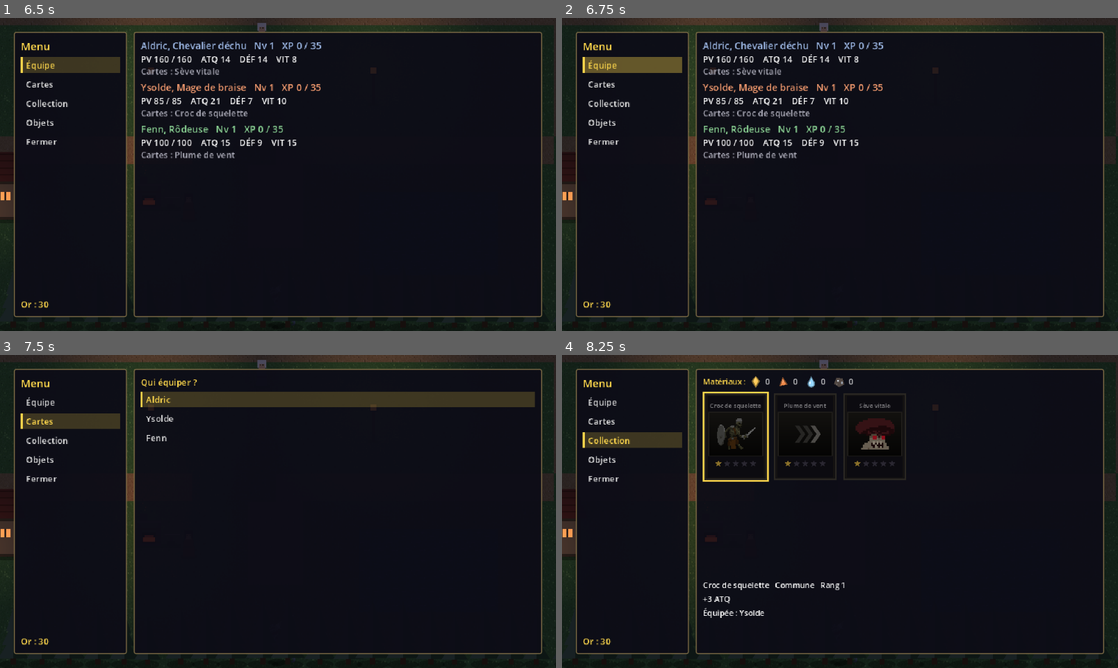
Above: before the commit, frames 1-4 (two rows, left to right).
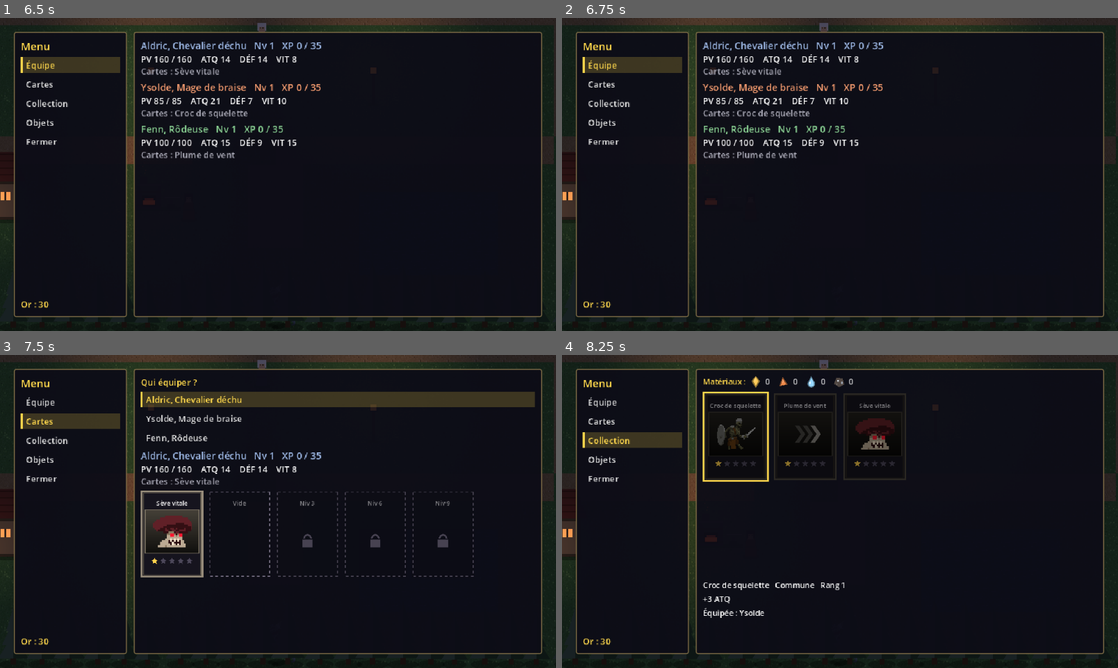
Above: after the commit, the same moments.

Repository: ZAPPAgency/fusion-project
Game: Godot game, scene res://ui/title_screen.tscn
The game is run twice, just before and just after one commit, with the same random seed, the same clock (stepped at 60 frames per second) and the same inputs.
Inputs (mouse positions are in pixels of both pictures, inside the frame that each line leads up to):
- Up to frame 1 (6.5 s): click "Nouvelle partie" at 0.5 s; tap Enter (ui_accept) at 1.25, 1.52, 1.82, 4.52, 4.82 s; move the mouse to (400, 158) at 1.27 s; hold D (move_right) 1.28-2 s; hold Space (confirm) 1.28-2 s; click (400, 158) at 1.42 s; drag from (166, 190) to (250, 237) at 2.02 s; move the mouse to (333, 105) at 2.77 s; hold D (move_right) 2.78-3.5 s; hold E (parry) 2.78-3.5 s; drag from (250, 237) to (111, 127) at 3.52 s; move the mouse to (444, 221) at 4.27 s; hold A (move_left) 4.28-5 s; tap Alt at 4.35 s; tap Escape (cancel) at 4.9 s; drag from (111, 127) to (194, 96) at 5.02 s; move the mouse to (305, 174) at 5.77 s; hold S (move_down) from 5.78 s (still down); tap Backspace at 5.85 s; click (305, 174) at 5.92 s; tap Tab (menu) at 6.4 s
- Up to frame 2 (6.75 s): release S (move_down) at 6.5 s; click "Équipe" at 6.5 s
- Up to frame 3 (7.5 s): click "Cartes" at 7.25 s
- Up to frame 4 (8.25 s): click "Collection" at 8 s

Frame 1 is identical in both runs. In frame 2, 0.8% of the frame differs, in the area x 4-22%, y 12-18%; in frame 3, 3.4%, in the area x 25-86%, y 12-72%; in frame 4, nothing differs.

Commit message:
Menu : aperçu immédiat des onglets et du deck de chaque héros
Co-Authored-By: Claude Opus 5.5 <noreply@anthropic.com>

Diff:
--- a/ui/pause_menu.gd
+++ b/ui/pause_menu.gd
@@ -2,6 +2,8 @@
 extends CanvasLayer
 ## Menu de pause (Tab / Start) : équipe, cartes équipées, collection, objets.
 ## Le jeu est en pause tant que le menu est ouvert. Échap revient en arrière, puis ferme.
+## Dans la barre de gauche, la page de droite change dès qu'un onglet est sélectionné
+## (aperçu) ; Espace entre dans la page pour y naviguer.
 
 signal closed
 
@@ -13,6 +15,9 @@
 var _gold: Label
 var _back: Callable  ## Que faire sur Échap (revenir en arrière ou fermer)
 var _details: Label  ## Détails de la carte sélectionnée
+var _pages: Array[Callable] = []  ## Construction de la page de chaque onglet : page(entrer: bool)
+var _current_tab := 0
+var _deck_preview: VBoxContainer  ## Page Cartes : deck du héros sélectionné
 
 
 func _ready() -> void:
@@ -39,10 +44,11 @@
 	left_box.add_child(UiTheme.label(tr("MENU_TITLE"), UiTheme.GOLD, 12))
 	_tabs = VBoxContainer.new()
 	left_box.add_child(_tabs)
-	_tabs.add_child(UiTheme.button(tr("MENU_TEAM"), _show_team))
-	_tabs.add_child(UiTheme.button(tr("MENU_CARDS"), _show_card_heroes))
-	_tabs.add_child(UiTheme.button(tr("MENU_COLLECTION"), _show_collection))
-	_tabs.add_child(UiTheme.button(tr("MENU_ITEMS"), _show_items))
+	_pages = [_show_team, _show_card_heroes, _show_collection, _show_items]
+	for i in _pages.size():
+		var tab := UiTheme.button(tr(["MENU_TEAM", "MENU_CARDS", "MENU_COLLECTION", "MENU_ITEMS"][i]), _enter_tab.bind(i))
+		tab.focus_entered.connect(_preview_tab.bind(i))
+		_tabs.add_child(tab)
 	_tabs.add_child(UiTheme.button(tr("MENU_CLOSE"), close))
 	var spacer := Control.new()
 	spacer.size_flags_vertical = Control.SIZE_EXPAND_FILL
@@ -58,7 +64,6 @@
 	_content.add_theme_constant_override("separation", 4)
 	right.add_child(_content)
 
-	_show_team()
 	_focus_tabs()
 
 
@@ -78,10 +83,28 @@
 			_back.call()
 
 
+## Retour dans la barre de gauche, sur l'onglet de la page affichée (la page est rafraîchie).
 func _focus_tabs() -> void:
 	_back = close
 	_refresh_gold()
-	UiTheme.focus_first(_tabs)
+	var tab: Button = _tabs.get_child(_current_tab)
+	if tab.has_focus():
+		_preview_tab(_current_tab)
+	else:
+		tab.grab_focus()  # déclenche l'aperçu de la page
+
+
+## Onglet sélectionné avec les flèches : la page s'affiche, le focus reste dans la barre.
+func _preview_tab(index: int) -> void:
+	_current_tab = index
+	_back = close
+	_pages[index].call(false)
+
+
+## Espace sur un onglet : on entre dans la page (s'il y a quelque chose à choisir).
+func _enter_tab(index: int) -> void:
+	_current_tab = index
+	_pages[index].call(true)
 
 
 func _refresh_gold() -> void:
@@ -90,11 +113,10 @@
 
 # --- Équipe ---------------------------------------------------------------------
 
-func _show_team() -> void:
+func _show_team(_enter := false) -> void:
 	UiTheme.clear(_content)
 	for progress in GameState.heroes:
 		_content.add_child(_hero_card(progress))
-	_focus_tabs()
 
 
 func _hero_card(progress: HeroProgress) -> Control:
@@ -121,13 +143,35 @@
 
 # --- Cartes ------------------------------------------------------------------------
 
-func _show_card_heroes() -> void:
+## Choix du héros à équiper ; en dessous, aperçu du deck du héros sélectionné.
+func _show_card_heroes(enter := false, hero_index := 0) -> void:
 	UiTheme.clear(_content)
 	_content.add_child(UiTheme.label(tr("MENU_CHOOSE_HERO"), UiTheme.GOLD))
+	var buttons: Array[Button] = []
 	for progress in GameState.heroes:
-		_content.add_child(UiTheme.button(tr(progress.data.display_name), _show_card_slots.bind(progress)))
-	_back = _focus_tabs
-	UiTheme.focus_first(_content)
+		var button := UiTheme.button(progress.full_title(), _show_card_slots.bind(progress))
+		button.focus_entered.connect(_preview_deck.bind(progress))
+		_content.add_child(button)
+		buttons.append(button)
+	_deck_preview = VBoxContainer.new()
+	_deck_preview.add_theme_constant_override("separation", 4)
+	_content.add_child(_deck_preview)
+	_preview_deck(GameState.heroes[hero_index])
+	if enter:
+		_back = _focus_tabs
+		buttons[hero_index].grab_focus()
+
+
+## Aperçu du deck d'un héros : son résumé et ses 5 emplacements (non sélectionnables).
+func _preview_deck(progress: HeroProgress) -> void:
+	UiTheme.clear(_deck_preview)
+	_deck_preview.add_child(_hero_card(progress))
+	var row := HBoxContainer.new()
+	row.add_theme_constant_override("separation", 6)
+	_deck_preview.add_child(row)
+	for slot in HeroProgress.SLOT_UNLOCK_LEVELS.size():
+		var locked_level: int = 0 if slot < progress.card_slots() else HeroProgress.SLOT_UNLOCK_LEVELS[slot]
+		row.add_child(CardView.new(progress.slots[slot], locked_level))
 
 
 ## Les 5 emplacements du héros (verrouillés tant que son niveau est trop bas).
@@ -144,7 +188,7 @@
 		button.focused.connect(_describe_card)
 		row.add_child(button)
 	_add_details()
-	_back = _show_card_heroes
+	_back = _show_card_heroes.bind(true, GameState.heroes.find(progress))
 	row.get_child(focus_slot).grab_focus()
 
 
@@ -187,7 +231,7 @@
 
 # --- Collection ---------------------------------------------------------------------
 
-func _show_collection() -> void:
+func _show_collection(enter := false) -> void:
 	UiTheme.clear(_content)
 	_content.add_child(_materials_line())
 	var cards := GameState.cards.duplicate()
@@ -196,8 +240,8 @@
 	if cards.is_empty():
 		_content.add_child(UiTheme.label(tr("MENU_COLLECTION_EMPTY"), UiTheme.DIM))
 	_add_details()
-	_back = _focus_tabs
-	if grid.get_child_count() > 0:
+	if enter and grid.get_child_count() > 0:
+		_back = _focus_tabs
 		grid.get_child(0).grab_focus()
 
 
@@ -274,7 +318,7 @@
 
 # --- Objets -------------------------------------------------------------------------
 
-func _show_items() -> void:
+func _show_items(enter := false) -> void:
 	UiTheme.clear(_content)
 	for item_id in GameState.inventory:
 		var count: int = GameState.inventory[item_id]
@@ -285,8 +329,9 @@
 		_content.add_child(UiTheme.button("%s  x%d" % [tr(item.display_name), count], _choose_item_target.bind(item), item.heal_amount > 0))
 	if _content.get_child_count() == 0:
 		_content.add_child(UiTheme.label(tr("MENU_NO_ITEMS"), UiTheme.DIM))
-	_back = _focus_tabs
-	UiTheme.focus_first(_content)
+	if enter:
+		_back = _focus_tabs
+		UiTheme.focus_first(_content)
 
 
 func _choose_item_target(item: ItemData) -> void:
@@ -295,7 +340,7 @@
 	for progress in GameState.heroes:
 		var text := "%s   %s %d / %d" % [tr(progress.data.display_name), tr("HP_SHORT"), progress.hp, progress.max_hp()]
 		_content.add_child(UiTheme.button(text, _use_item.bind(item, progress), progress.hp < progress.max_hp()))
-	_back = _show_items
+	_back = _show_items.bind(true)
 	UiTheme.focus_first(_content)
 
 
@@ -306,4 +351,4 @@
 	if GameState.inventory.get(item.id, 0) > 0:
 		_choose_item_target(item)
 	else:
-		_show_items()
+		_show_items(true)
